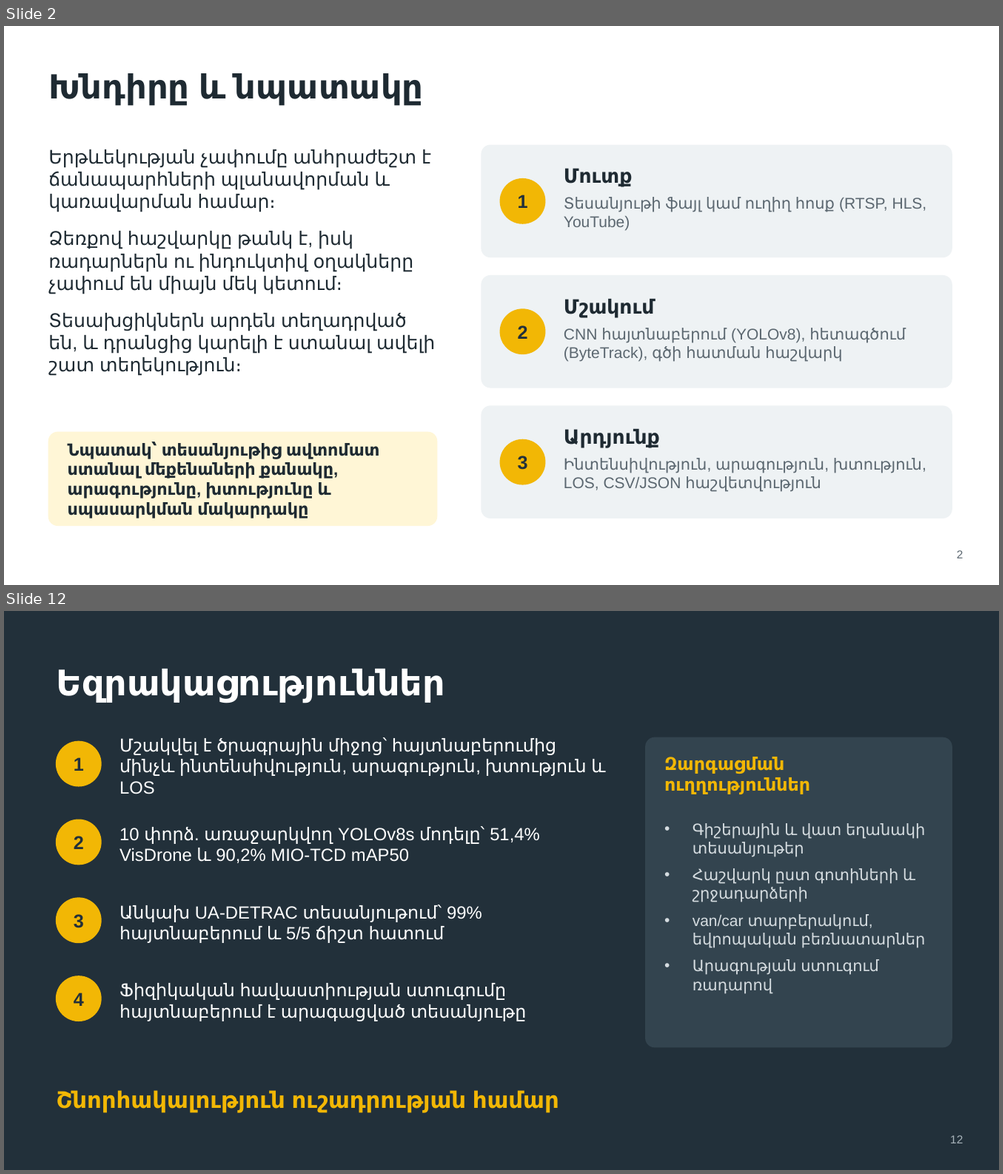
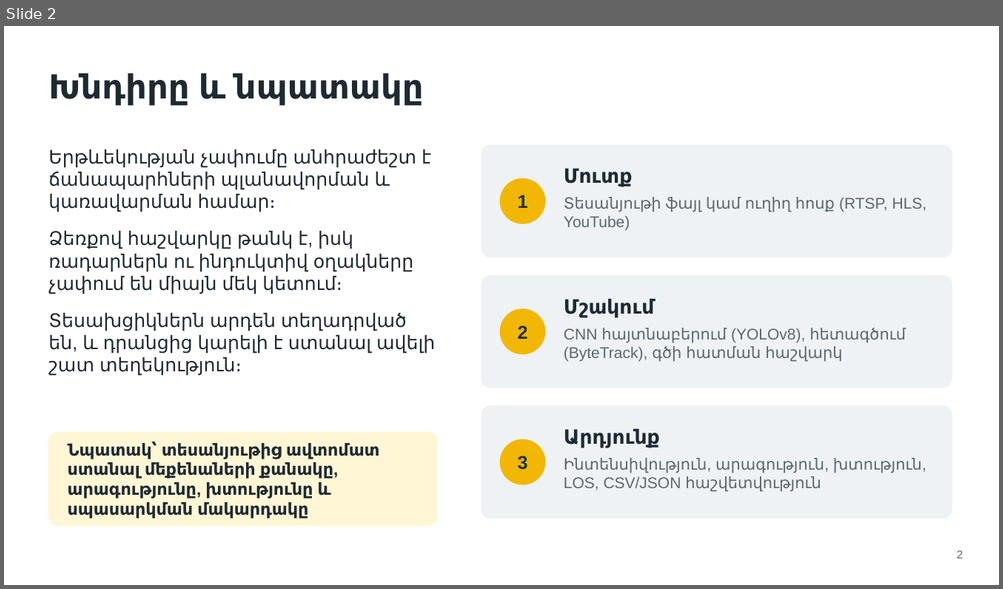
Before and after one commit to marrr862/traffic-cnn, a slide deck: thesis/presentation/DEFENSE.pptx. Shown one above the other, each under a label of ours: slides 2 and 12 before the commit, slide 2 after it; the slides between them are not shown. The pictures are 1003x1174 and 1003x589 pixels, drawn with LibreOffice and Linux fonts; fonts in the diff are those of the drawing. Boxes give left, top, right and bottom in pixels: in the first picture for what was removed or moved away, otherwise in the second. Text is boxed around its words. In the diff, an @@ line names an element or a change of style, - is before the commit and + after.

```diff
--- a/thesis/presentation/DEFENSE.pptx
+++ b/thesis/presentation/DEFENSE.pptx
@@ slide 12 removed at bbox=[4, 611, 999, 1170], background #22303A @@
@@ text removed at bbox=[57, 669, 445, 703] @@
-Եզրակացություններ
@@ ellipse removed at bbox=[57, 741, 101, 786] @@
@@ text removed at bbox=[119, 738, 605, 795] @@
-Մշակվել է ծրագրային միջոց՝ հայտնաբերումից մինչև ինտենսիվություն, արագություն, խտություն և LOS
@@ rounded rectangle removed at bbox=[646, 738, 951, 1048] @@
@@ text removed at bbox=[74, 758, 84, 771] @@
-1
@@ text removed at bbox=[664, 757, 810, 795] @@
-Զարգացման ուղղություններ
@@ ellipse removed at bbox=[57, 820, 101, 865] @@
@@ text removed at bbox=[119, 826, 540, 863] @@
-10 փորձ. առաջարկվող YOLOv8s մոդելը՝ 51,4% VisDrone և 90,2% MIO-TCD mAP50
@@ text removed at bbox=[692, 823, 925, 994] @@
-• Գիշերային և վատ եղանակի տեսանյութեր
-• Հաշվարկ ըստ գոտիների և շրջադարձերի
-• van/car տարբերակում, եվրոպական բեռնատարներ
-• Արագության ստուգում ռադարով
@@ text removed at bbox=[74, 836, 84, 849] @@
-2
@@ ellipse removed at bbox=[57, 898, 101, 943] @@
@@ text removed at bbox=[74, 914, 84, 928] @@
-3
@@ text removed at bbox=[119, 905, 482, 943] @@
-Անկախ UA-DETRAC տեսանյութում՝ 99% հայտնաբերում և 5/5 ճիշտ հատում
@@ ellipse removed at bbox=[57, 977, 101, 1022] @@
@@ text removed at bbox=[119, 983, 526, 1022] @@
-Ֆիզիկական հավաստիության ստուգումը հայտնաբերում է արագացված տեսանյութը
@@ text removed at bbox=[74, 993, 84, 1006] @@
-4
@@ text removed at bbox=[57, 1091, 559, 1113] @@
-Շնորհակալություն ուշադրության համար
@@ page number removed at bbox=[950, 1136, 962, 1144] @@
-12
```
Also in this commit, not shown: 6 slides changed, 8 slides added, 3 other slides removed, 15 other files.
